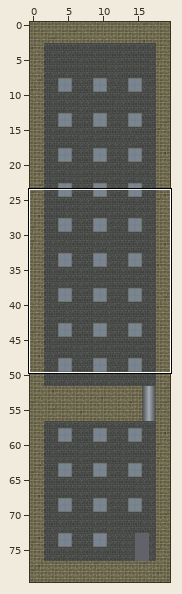
One commit to this Tiled map: Tiled/Maps/2_Animal_pound/level_2_4.tmx. Above, an overview of the earlier version with the close-up marked.
Close-up. Before the commit:
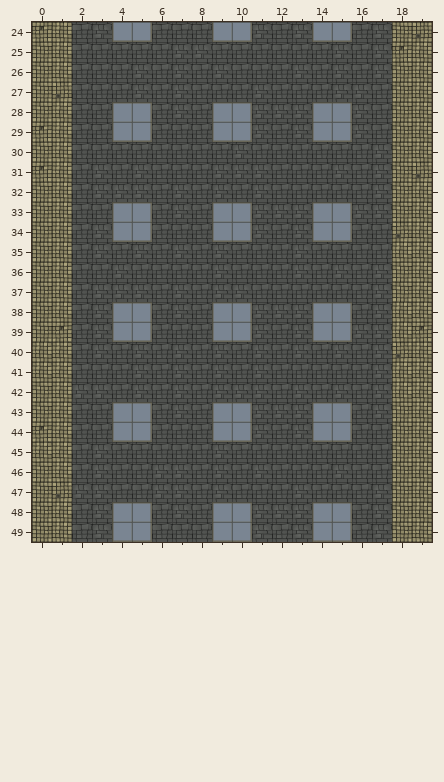
Cells are 128x128 px. Shown: x 0..19, y 24..49.
Now the later version:
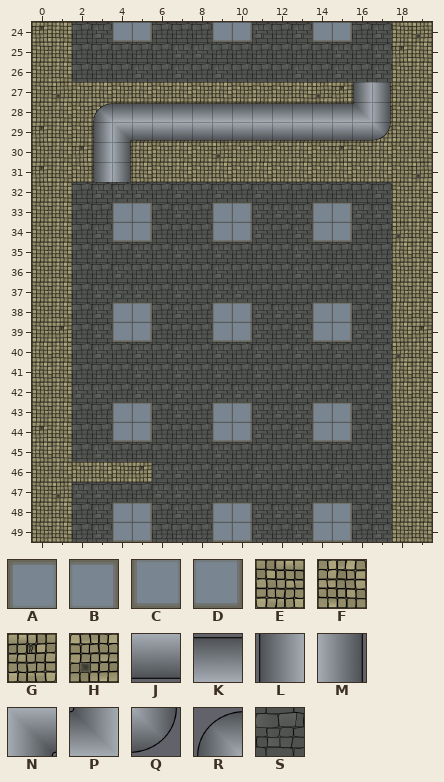
Key: from "tileset_animal_pound": A 6 "window_1", B 7 "window_2", C 8 "window_3", D 9 "window_4", E 21 "ground3", F 22 "ground3_B", G 24 "ground3_C", H 25 "ground3_D", J 33 "pipe_hb", K 36 "pipe_ht", L 37 "pipe_vl", M 38 "pipe_vr", N 40 "pipe_corner_br", P 41 "pipe_corner_tl", Q 44 "pipe_round_br", R 45 "pipe_round_tl", S 48 "wall3".
_ is an empty cell, # one hidden under a higher layer.
Tiles replaced or removed in this view: A, B, C, D, S.
See-through tiles are keyed as they look on the map.
Difference:
Changed rows in their new state; . is an unchanged cell.
Layer "Wall":
first column x 4:
28 ###.###...##
29 #######...##
Layer "BackgroundWall":
first column x 3:
27 .............EE
28 EEEEEEEEEEEEEEE
29 EEEEEEEEEEEEEEE
30 EE.............
31 EE.............
Layer "Pipes":
first column x 3:
27 .............LM
28 RKKKKKKKKKKKKPM
29 LNJJJJJJJJJJJJQ
30 LM.............
31 LM.............
Layer "Platform":
first column x 2:
27 EFEFEFEFEEEFHG..
28 E...............
29 E...............
30 G..FEFEHEEEFEGEF
31 E..FEFEFEFEFEFEF
first column x 2:
46 EFEG
Where, in picture pixels (left, top, right, bottom), the same in both close-ups:
changed: (72, 82, 392, 182)
added: (72, 462, 152, 482)
